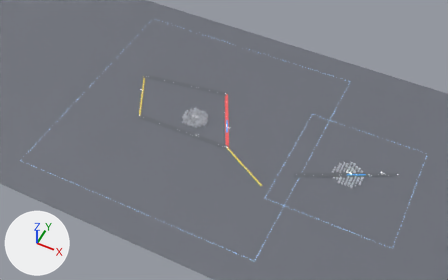
Renders of the glTF model visualization/blender/scenes/urban_twin_construction.glb from each side of a commit.
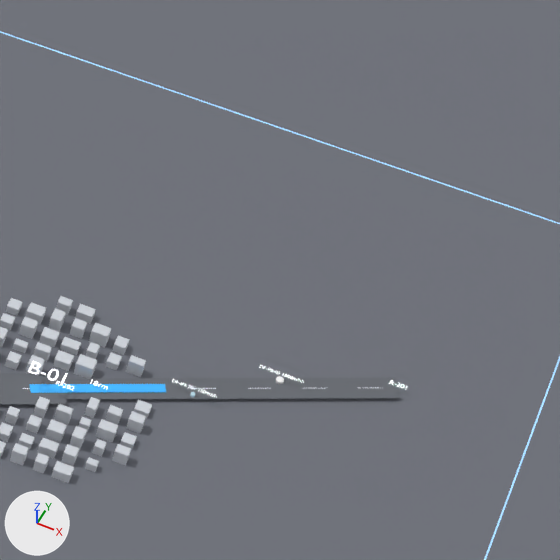
The first picture shows the older version from a 50 mm lens placed at (1598.0, -3791.0, 4595.0), pointed at (-250.0, -97.0, -23.0). The close-ups show the older and then the newer version on the part from 76% to 94% of the width and 43% to 71% of the height of that picture. Only the edits that show in the close-ups are written down. Lighting does not change. The marker at lower left points along +X, +Y and +Z. Where no turn or scale is listed for an object, it has been applied to the vertices.

Objects in the first close-up: 'DistrictBorder_B-01_N', 'Ground_Terrain', 'Road_R-201', 'Road_R-202', 'Water_WO-20261029-011' and 51 more.
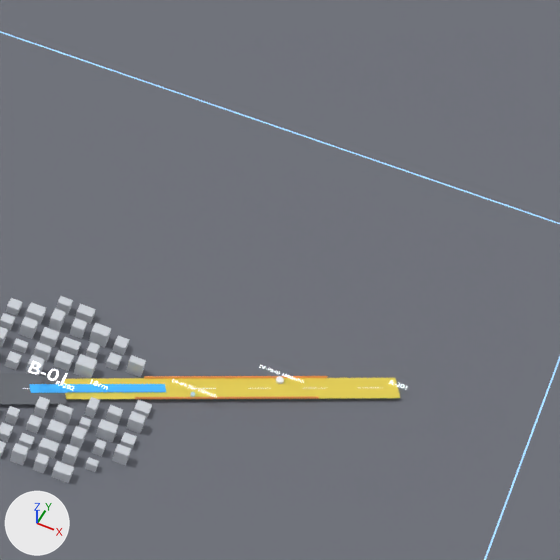
Where the change shows, as pixel boxes [x1, y1, x2, y2] in the close-ups (560 x 560 px):
'Road_R-201', recoloured (grey to yellow): [63, 378, 400, 399] in both
'ConstructionFence_R-201_-1', added: after [135, 397, 319, 399]
'ConstructionFence_R-201_1', added: after [144, 376, 328, 378]

Edits to the bpy script that builds the scene:
```text
Change me_立方体_2015:
    where me_立方体_2015.from_pydata(...)  # 8 vertices, 12 faces; spans x -206.0..206.0, y -116.0..116.0, z 0.0
    remove me_立方体_2015.materials.append(mat_road_normal)  # grey #65696f
    add me_立方体_2015.materials.append(mat_road_construction)  # yellow #e5ce50
Add me_cube_698:
    me_cube_698.from_pydata([(109.0, 55.0, -2.0), (109.0, 55.0, 2.0), (109.0, 55.0, -2.0), (109.0, 55.0, 2.0), (-109.0, -55.0, -2.0), (-109.0, -55.0, 2.0), (-109.0, -55.0, -2.0), (-109.0, -55.0, 2.0)], [], [(0, 1, 3), (0, 3, 2), (2, 3, 7), (2, 7, 6), (6, 7, 5), (6, 5, 4), (4, 5, 1), (4, 1, 0), (2, 6, 4), (2, 4, 0), (7, 3, 1), (7, 1, 5)])
    me_cube_698.materials.append(mat_cone)  # orange #f9a059, glowing brown #794b27
Add ob_constructionfence_r_201__1:
    ob_constructionfence_r_201__1 = bpy.data.objects.new('ConstructionFence_R-201_-1', me_cube_698)
    ob_constructionfence_r_201__1.location = (1232.0, 103.0, 7.0)
Add ob_constructionfence_r_201_1:
    ob_constructionfence_r_201_1 = bpy.data.objects.new('ConstructionFence_R-201_1', me_cube_698.copy())
    ob_constructionfence_r_201_1.location = (1232.0, 142.0, 7.0)
```
